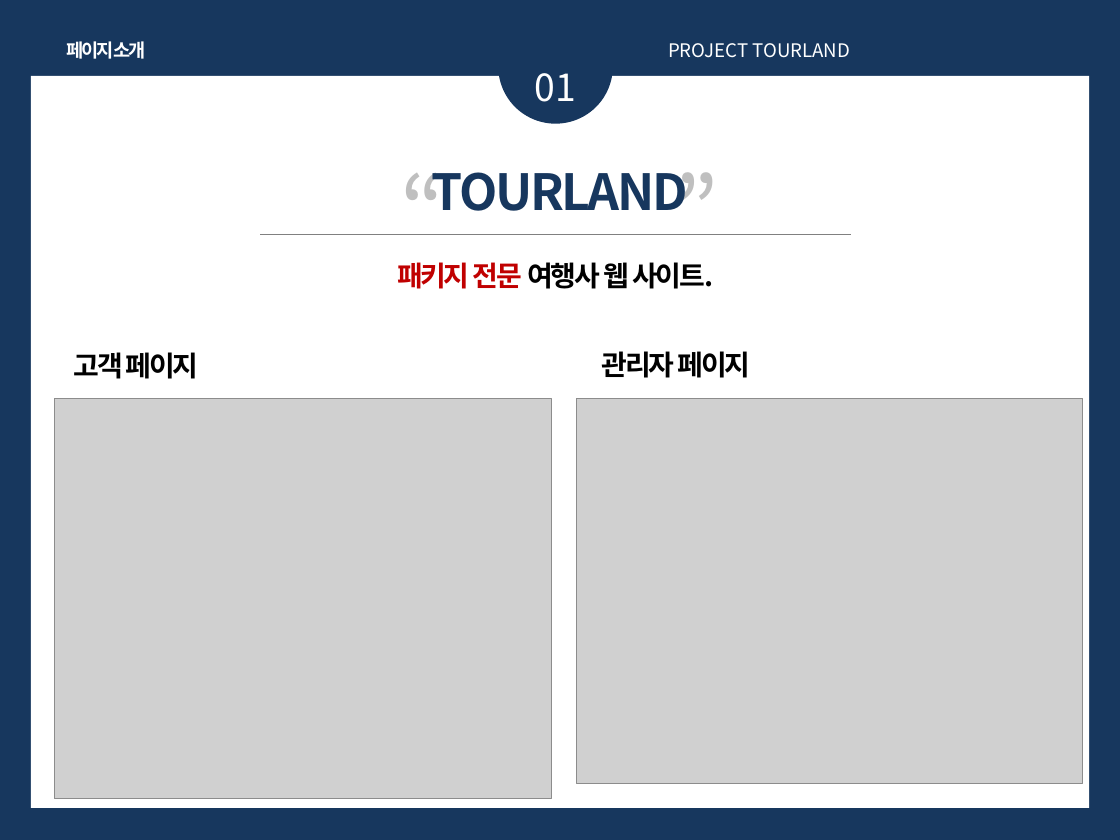
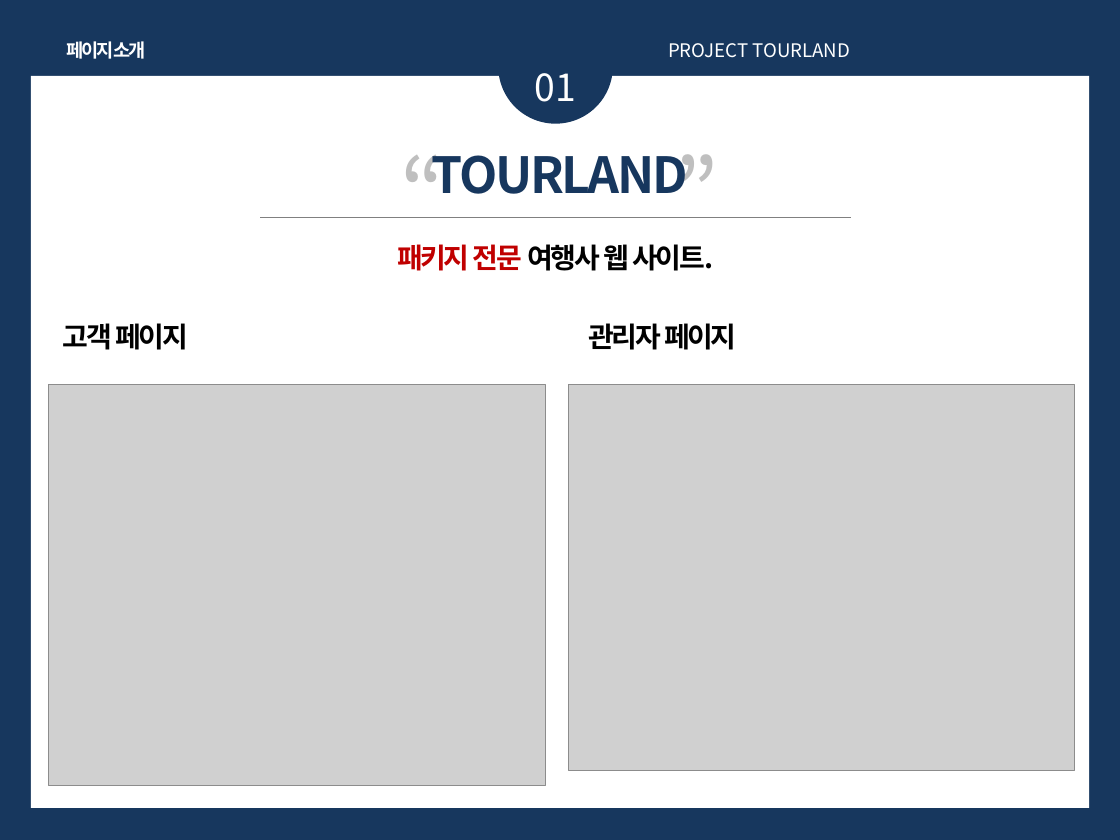
Before and after one commit to dlstjs8246/tourland, a slide deck: slide 4 of file/PPT.pptx. Drawn at 1120x840 pixels with LibreOffice and Linux fonts; fonts in the diff are those of the drawing; grey boxes stand for pictures. Boxes give left, top, right and bottom in pixels: in the first picture for what was removed or moved away, otherwise in the second. Text is boxed around its words. In the diff, an @@ line names an element or a change of style, - is before the commit and + after.

```diff
--- a/file/PPT.pptx
+++ b/file/PPT.pptx
@@ 3 texts, 1 line: place and size @@
-3 texts, 1 line at (119, 147, 1000, 289)
+3 texts, 1 line at (119, 129, 1000, 271)
@@ text "고객 페이지": place and size @@
-text "고객 페이지" at (74, 352, 199, 379)
+text "고객 페이지" at (63, 323, 188, 350)
@@ text "관리자 페이지": place and size @@
-text "관리자 페이지" at (602, 351, 751, 378)
+text "관리자 페이지" at (588, 323, 737, 350)
@@ picture: place and size @@
-picture at (54, 398, 551, 799)
+picture at (48, 385, 545, 786)
@@ picture: place and size @@
-picture at (577, 398, 1083, 783)
+picture at (569, 385, 1075, 771)
@@ text removed at (511, 619, 640, 662) @@
-우클릭 그림바꾸기로
-그림바꿔주세요
```
Also in this commit, not shown: 7 other slides changed.
